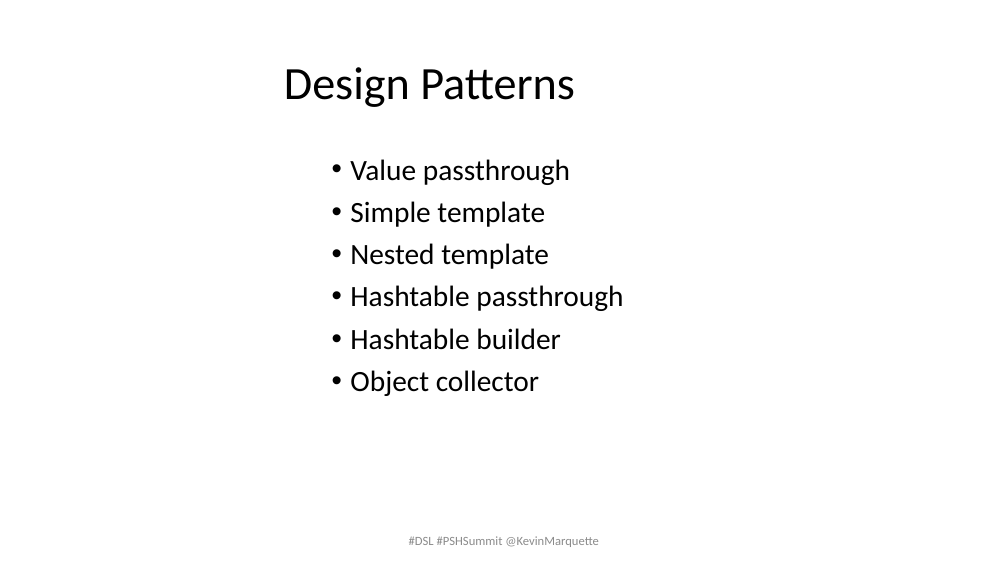
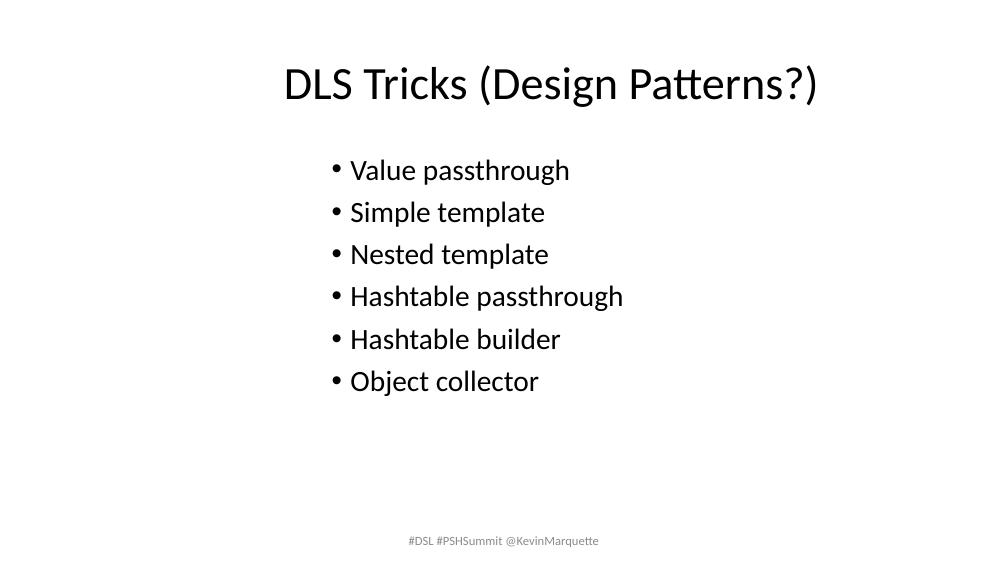
Before and after one commit to KevinMarquette/DSLPresentation, a slide deck: slide 11 of PSSummit-DSL-20180408.pptx. Drawn at 1008x567 pixels with LibreOffice and Linux fonts; fonts in the diff are those of the drawing; background and template pictures are left out. Boxes give left, top, right and bottom in pixels: in the first picture for what was removed or moved away, otherwise in the second. Text is boxed around its words. In the diff, an @@ line names an element or a change of style, - is before the commit and + after.

```diff
--- a/PSSummit-DSL-20180408.pptx
+++ b/PSSummit-DSL-20180408.pptx
@@ title at (x1=284, y1=65, x2=819, y2=107): text changed @@
-Design Patterns
+DLS Tricks (Design Patterns?)
```
Also in this commit, not shown: 1 other slide changed, 1 slide added, 2 other files.
